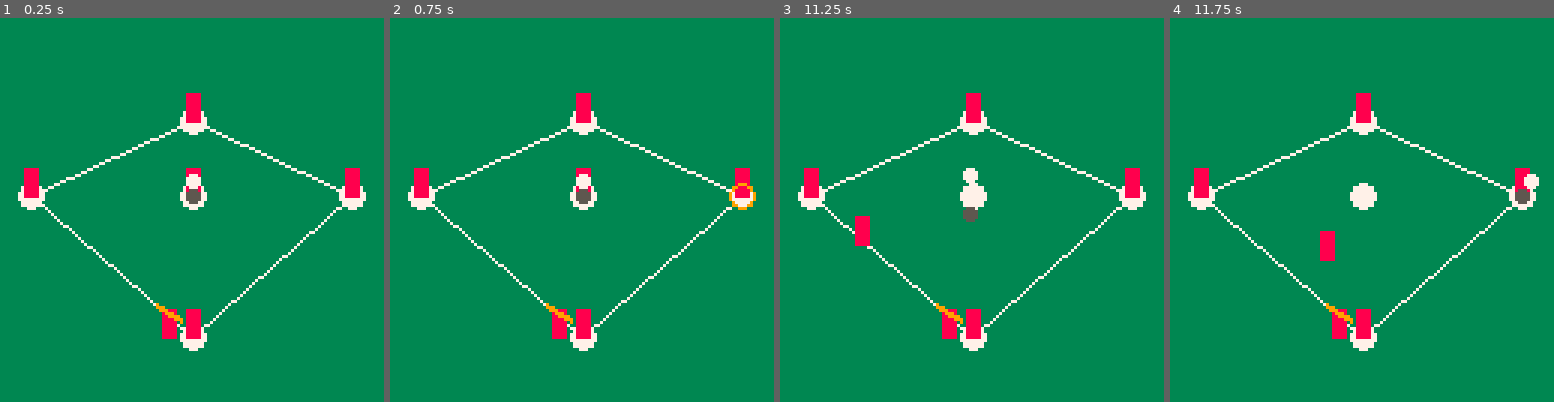
Above: before the commit, frames 1-4 (left to right).
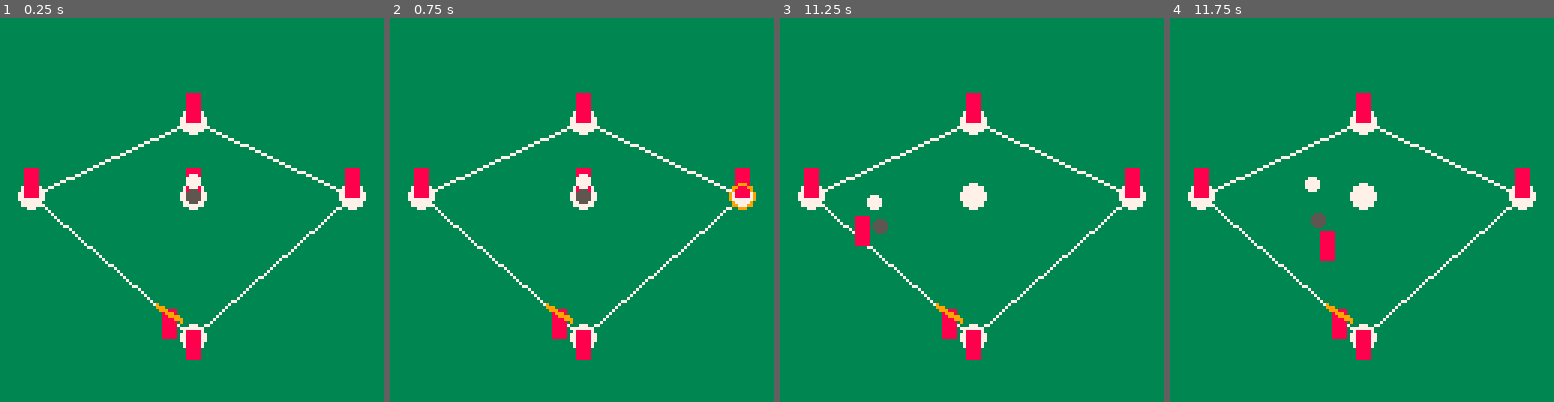
Above: after the commit, the same moments.

Repository: nucleartide/Baseball-WIth-Friends
Game: PICO-8 cartridge baseball-with-friends.p8
Same seed, same stepped clock (60 frames per second), same inputs: the game is played once before the commit and once after it.
Inputs:
- Up to frame 1 (0.25 s): no input
- Up to frame 2 (0.75 s): tap O (Z key) at 0.33, 0.7 s
- Up to frame 3 (11.25 s): tap X (X key) at 1.07, 2.07, 2.4, 2.73, 3.07, 3.4, 3.73, 4.07, 4.4, 4.73, 5.07, 5.4, 5.73, 6.07, 6.4, 6.73, 7.07, 7.4, 7.73, 8.07, 8.4, 8.73, 9.07, 9.4, 9.73, 10.07, 10.4, 10.73, 11.07 s; tap O (Z key) at 1.43, 2.22, 3.1, 3.98, 4.87, 5.75, 6.63, 7.52, 8.4, 9.28, 10.17, 11.05 s; hold Left 1.97-2.37 s; hold Down 2.42-2.82 s; hold Right 2.87-3.53 s; hold Up 3.58-4.08 s; hold Right 4.13-4.53 s; hold Down 4.58-5.08 s; hold Left 5.13-5.8 s; hold Up 5.85-6.18 s; hold Left 6.23-6.63 s; hold Down 6.68-7.08 s; hold Right 7.13-7.8 s; hold Up 7.85-8.35 s; hold Right 8.4-8.8 s; hold Down 8.85-9.35 s; hold Left 9.4-10.07 s; hold Up 10.12-10.45 s; hold Left 10.5-10.9 s; hold Down from 10.95 s (still down)
- Up to frame 4 (11.75 s): release Down at 11.35 s; tap X (X key) at 11.4, 11.73 s; hold Right from 11.4 s (still down)

The runs differ from the first frame. In frame 1, 0.4% of the frame differs, in the area x 48-53%, y 75-90%; in frame 2, 0.4%; in frame 3, 0.9%, in the area x 22-53%, y 39-90%; in frame 4, 0.9%.

Commit message:
be able to hit the ball

Diff:
--- a/baseball-with-friends.p8
+++ b/baseball-with-friends.p8
@@ -10,7 +10,7 @@
 
 --[[
 
-## current user story: be able to swing at a ball
+As a batter, I want to be able to hit the ball, so that the ball is in play and I can start running toward first base.
 
 [x] init
 [x] draw
@@ -25,26 +25,6 @@
         [ ] left/right arrows to position in batter box
         [ ] down arrow to aim down
 
-## mvp user stories
-
-## unsorted user stories
-
-* batters
-* runners
-* batter game loop: balls and strikes
-* inning game loop: 3 outs per team
-* win/lose condition
-* z-sorting of entities
-* art
-* sound effects and music
-* title screen
-* some kind of tutorial
-* first playtest session
-* ai for opposing team
-* game juice
-* dynamic camera
-* bat is a lightsaber
-
 ]]
 
 -->8
@@ -333,10 +313,20 @@
         local z_diff = ball1.pos.z - batter.pos.z
 
         -- throw with difference results.
-        assert(false, x_diff .. ',' .. y_diff .. ',' .. z_diff)
-
-        -- if x difference is negative, then it's within range of bat.
-        -- if x difference is positive, then it's a miss.
+        -- if abs(x difference) is <= 10, then it's within range of bat.
+        -- if abs(y difference) is <= 10, then it's within range of bat.
+        -- if abs(z difference) is <= 10, then it's within range of bat.
+        if x_diff<=10 and y_diff<=10 and z_diff<=10 then
+            -- assert(false, x_diff .. ',' .. y_diff .. ',' .. z_diff)
+
+            -- set the velocity of the ball
+            -- ball1.vel.x = 0
+            -- todo: this needs tweaking, but is good enough for now.
+            ball1.vel.x = x_diff
+            ball1.vel.y = 30 * y_diff/10
+            ball1.vel.z = 30 + 30 * z_diff/10
+            ball1.state = ball_idle_physical_obj
+        end
     end
 end
 
@@ -552,7 +542,7 @@
 
         -- throw animation.
         t = 0, -- timer field used for animation.
-        throw_duration = .5*60, -- 1 second for now.
+        throw_duration = 2*60, -- this is dynamically set elsewhere.
 
         -- if a catcher doesn't catch the ball at the end,
         -- sample from the bezier curve past t=1.
@@ -614,7 +604,8 @@
     -- reset animation fields.
     b.t = 0
     local d = distance2(start, endpoint)
-    b.throw_duration = d / 200 * 60
+    -- b.throw_duration = d / 200 * 60
+    b.throw_duration = 3 * 60
 
     -- set the ball's state, we'll need it to know whether we are animating.
     b.state = ball_throwing
@@ -625,8 +616,8 @@
 
 function pick_up_ball_if_nearby(b, fielders)
     for f in all(fielders) do
-        local d = distance2(f.pos, b.pos, nil, true, nil)
-        if d<5 then
+        local d = distance2(f.pos, b.pos, nil, nil, nil)
+        if d<2 then
             f.ball = b
             b.state = ball_holding
         end
@@ -755,7 +746,7 @@
         vec3(half_diagonal, 0, 0),
         vec3(0, 0, half_diagonal),
         vec3(-half_diagonal, 0, 0),
-        vec3(0, 0, -half_diagonal),
+        vec3(0, 0, -half_diagonal - 5),
         vec3(),
     }
 
@@ -763,7 +754,7 @@
         fielder(fpos[1], nil, nil, false),
         fielder(fpos[2], nil, nil, false),
         fielder(fpos[3], nil, nil, false),
-        fielder(fpos[4], 1, nil, true),
+        fielder(fpos[4], nil, nil, true),
         pitcher(
             fpos[5],
             raised_pitcher_mound,
@@ -826,7 +817,7 @@
     }
 
     batters = {
-        batter(bases[1].x - 5, bases[1].z, nil)
+        batter(bases[1].x - 5, bases[1].z, 1)
     }
 end
 
